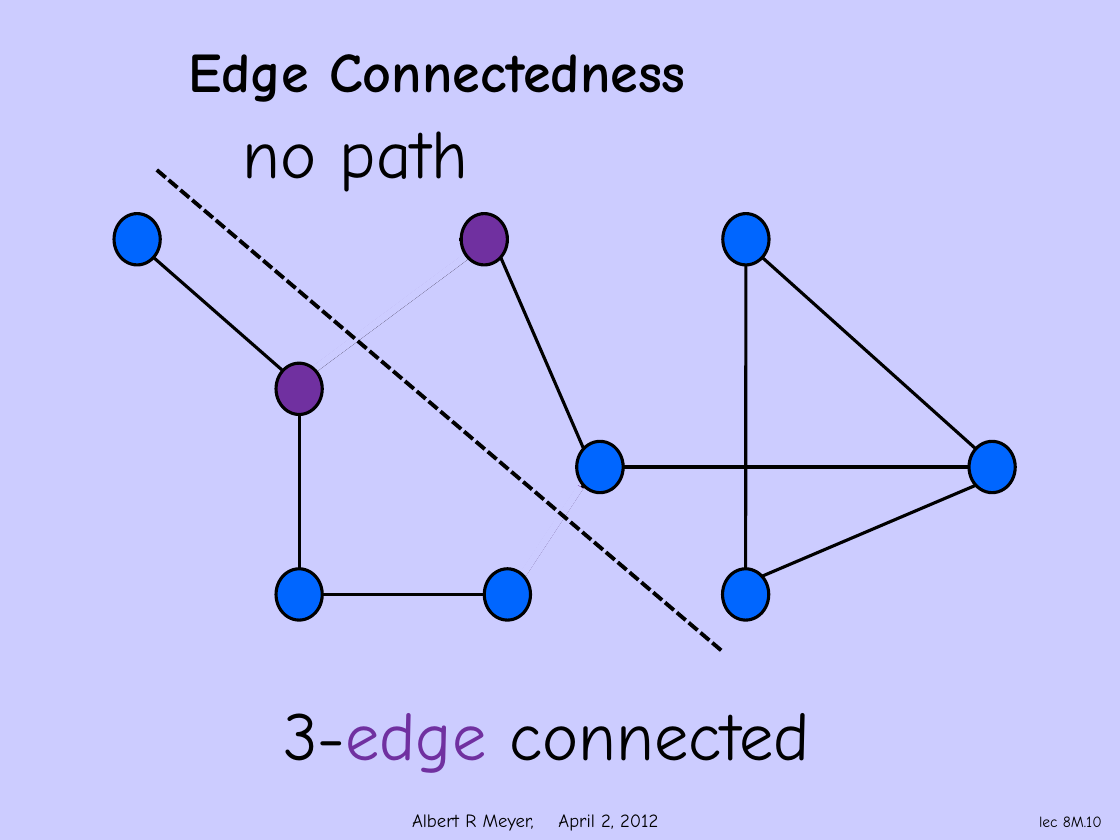
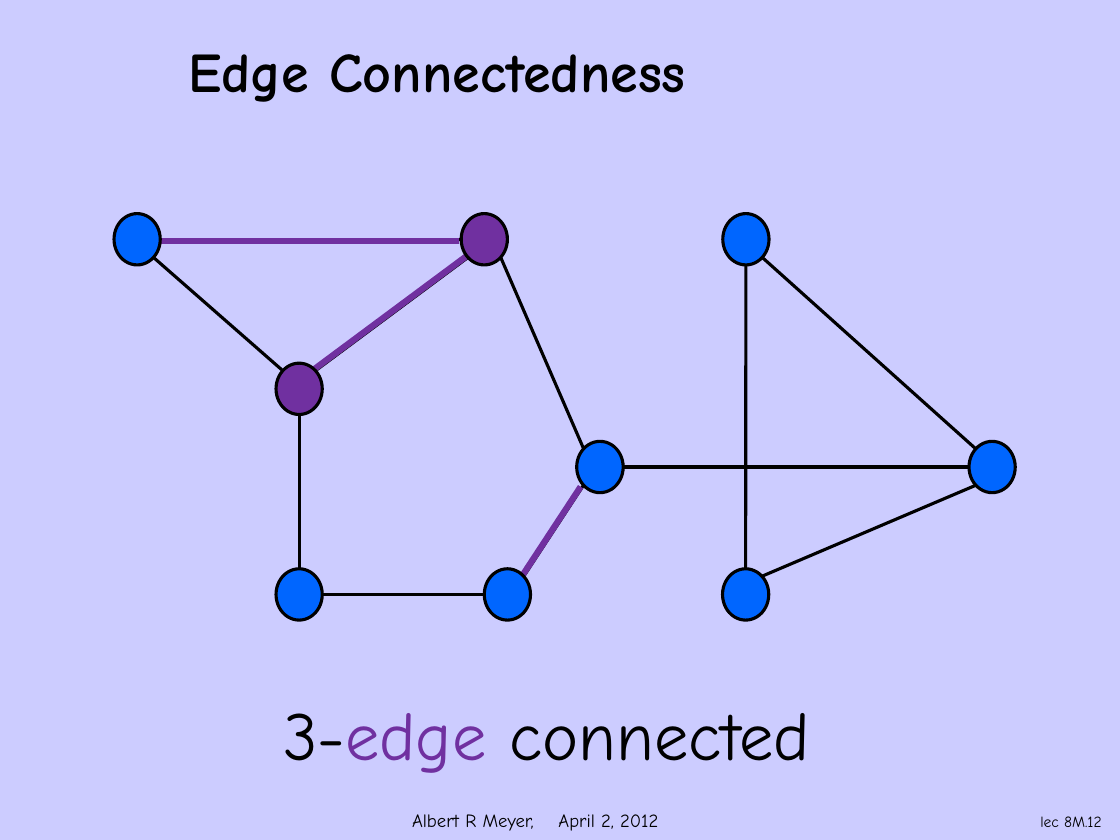
Before and after one commit to armeyer/mcs_web, a slide deck: slide 12 of spring12/slidesS12/simple-connect.pptx (slide 10 before the commit). Drawn at 1120x840 pixels with LibreOffice and Linux fonts; fonts in the diff are those of the drawing; background and template pictures are left out. Boxes give left, top, right and bottom in pixels: in the first picture for what was removed or moved away, otherwise in the second. Text is boxed around its words. In the diff, an @@ line names an element or a change of style, - is before the commit and + after.

```diff
--- a/spring12/slidesS12/simple-connect.pptx
+++ b/spring12/slidesS12/simple-connect.pptx
@@ text removed at (243,131,468,192) @@
-no path
@@ line removed from (157, 170) to (724, 652) @@
@@ line removed from (459, 241) to (158, 241) @@
@@ line removed from (314, 370) to (466, 256) @@
@@ line removed from (521, 578) to (580, 487) @@
@@ page number at (1040,816,1102,827): text changed @@
-lec 8M.10
+lec 8M.12
```
Also in this commit, not shown: 7 other slides changed, 3 slides added, 5 other files.
